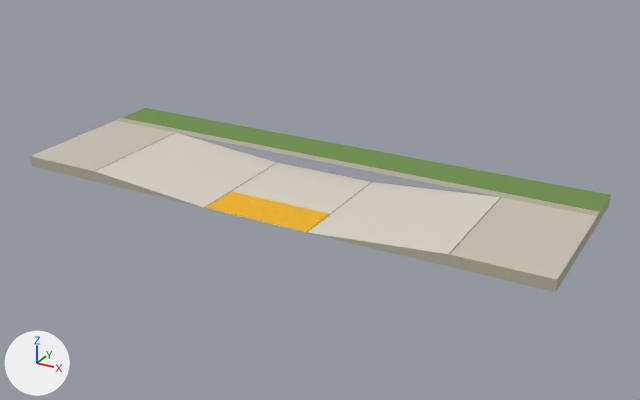
What one commit did to the glTF model docs/ar/ramp-422b.glb.
Rendered twice from a 50 mm camera at (5.6, -8.46, 4.7) aimed at (0.24, 1.29, -0.18). The lights are fixed; the arrows at lower left show +X, +Y and +Z. The first picture is the older version. Vertices at exactly the same position are counted once.

Names of what the first picture shows: 'Seattle Type 422B: Parallel ramp'.
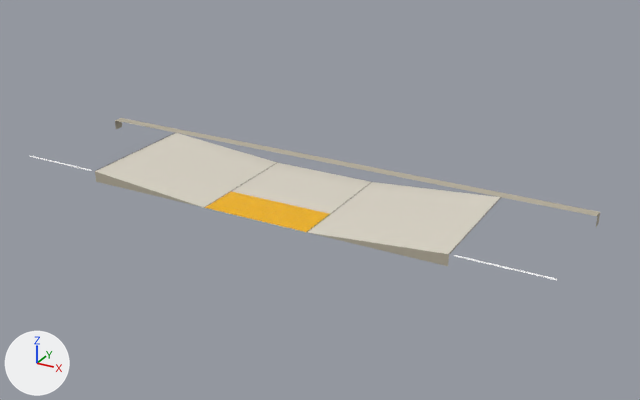
Location of each change, (x1, y1, x2, y2) in pixels of the pictures (640 x 400 px):
'Seattle Type 422B: Parallel ramp', reshaped (12% shorter)
    before: (30, 108, 611, 292)
    after: (29, 118, 600, 280)
part 1 of me_ramp_422b, added
    after: (29, 156, 92, 171)
part 2 of me_ramp_422b, added
    after: (454, 255, 557, 280)
part 3 of me_ramp_422b, deleted
    before: (30, 108, 611, 292)

The edits, one by one:
Material 'guide' (mat_guide) is new.
Its base color is (1.0, 1.0, 1.0) (white #ffffff).
me_ramp_422b is used by ob_seattle_type_422b__parallel_ramp; location (0.0, 0.0, 0.0).
me_ramp_422b had 4335 vertices, 6096 faces and spanned x -3.81..3.81, y 0.0..2.59, z 0.0..0.16.
me_ramp_422b now has 4377 vertices, 6120 faces and spans x -3.81..3.81, y -0.02..1.98, z 0.0..0.16.
me_ramp_422b part 1: a new loose piece of 28 vertices spanning x -3.81..-2.65, y -0.02..0.02, z 0.15, in mat_guide (white #ffffff).
me_ramp_422b part 2: a new loose piece of 28 vertices spanning x 2.65..3.81, y -0.02..0.02, z 0.15, in mat_guide (white #ffffff).
Part 3, on me_ramp_422b:
14 vertices are removed from x -3.81..3.81, y 0.0..2.59, z 0.0..0.15.
28 faces are deleted.
me_ramp_422b no longer uses material mat_sidewalk (light grey #c9c2b3).
me_ramp_422b no longer uses material mat_grass (green #6f904d).
me_ramp_422b gains material mat_guide (white #ffffff).
